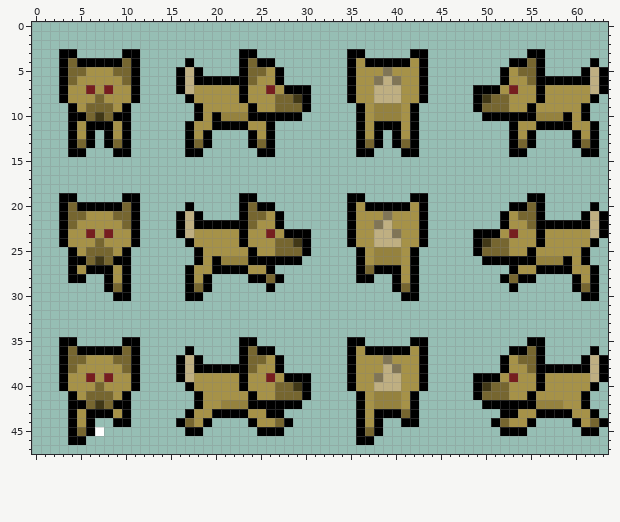
Edited in one commit: pixel-art sprite (public/resources/images/dog.png). This is how it looked before the edit.
The file is 64x48 pixels. Colours within 5 levels of each other are drawn and written as one.
Once edited:
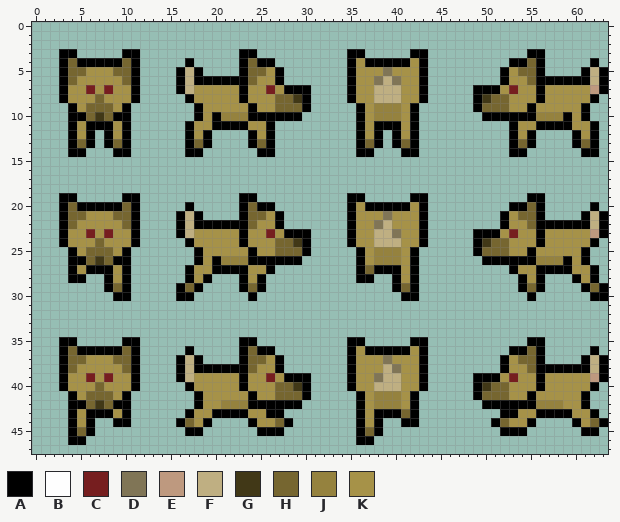
Palette (. is transparent): A #000000  B #fefefe  C #761e1f  D #807556  E #be997f  F #bfaf82  G #413817  H #766630  J #95823e  K #a69248
Changes in this commit:
y 7: x 62 F -> E
y 23: x 62 F -> E
y 28: x 23..24 .A -> AK; x 26..27 HA -> ..; x 52..53 AH -> ..; x 55..56 A. -> KA
y 29: x 16..19 .AHA -> AHA.; x 23..26 ...A -> AHA.; x 53..56 A... -> .AHA; x 60..63 AHA. -> .AHA
y 30: x 16 . -> A; x 18 A -> .; x 24 . -> A; x 55 . -> A; x 61 A -> .; x 63 . -> A
y 39: x 62 F -> E
y 45: x 7 B -> .
